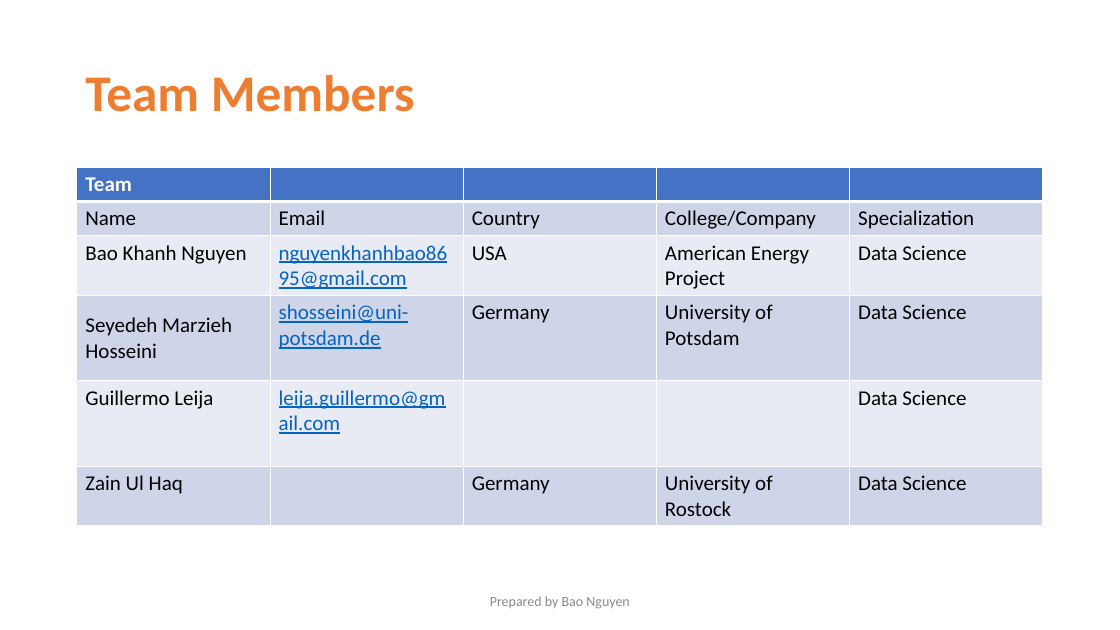
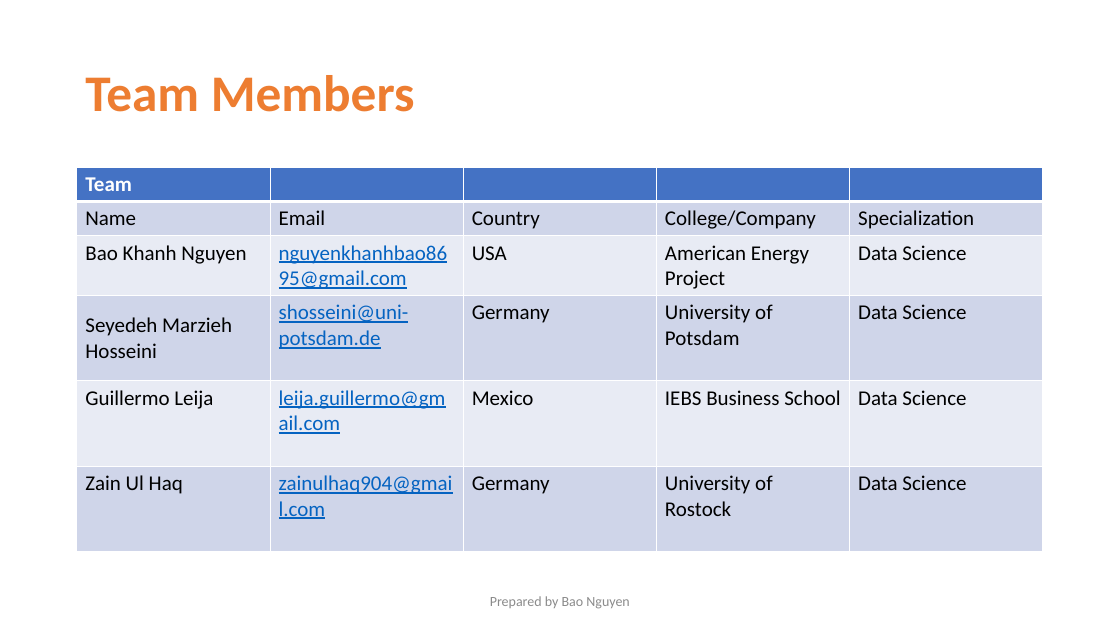
Before and after one commit to Khanhbao8695/HealthCar_DS2021, a slide deck: slide 2 of Healthcare_Group.pptx. Drawn at 1120x630 pixels with LibreOffice and Linux fonts; fonts in the diff are those of the drawing. Boxes give left, top, right and bottom in pixels: in the first picture for what was removed or moved away, otherwise in the second. Text is boxed around its words. In the diff, an @@ line names an element or a change of style, - is before the commit and + after.

```diff
--- a/Healthcare_Group.pptx
+++ b/Healthcare_Group.pptx
@@ table at box(77, 168, 1044, 547) @@
-row 5, column 3: 
+row 5, column 3: Mexico
-row 5, column 4: 
+row 5, column 4: IEBS Business School
-row 6, column 2: 
+row 6, column 2: zainulhaq904@gmail.com
```
